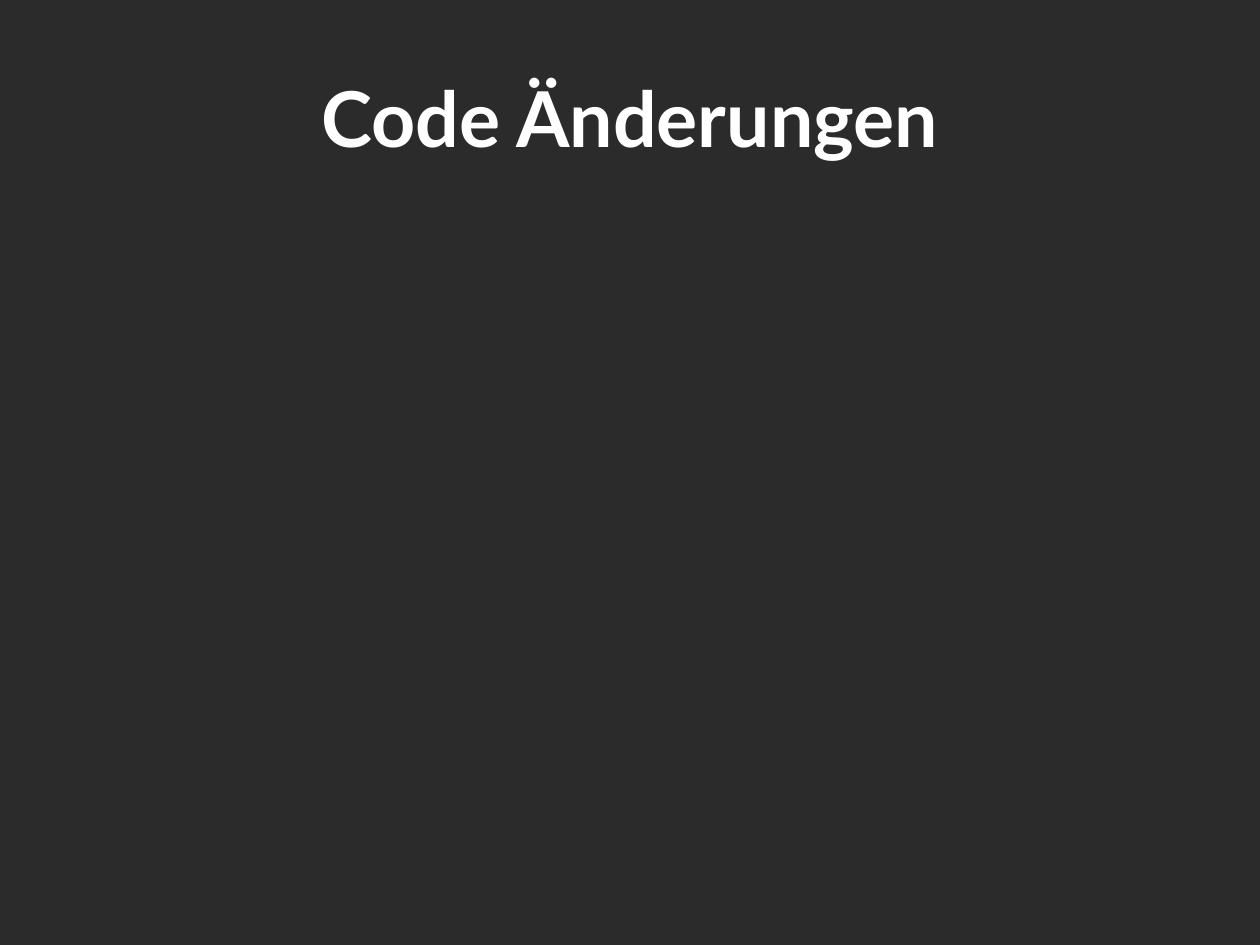
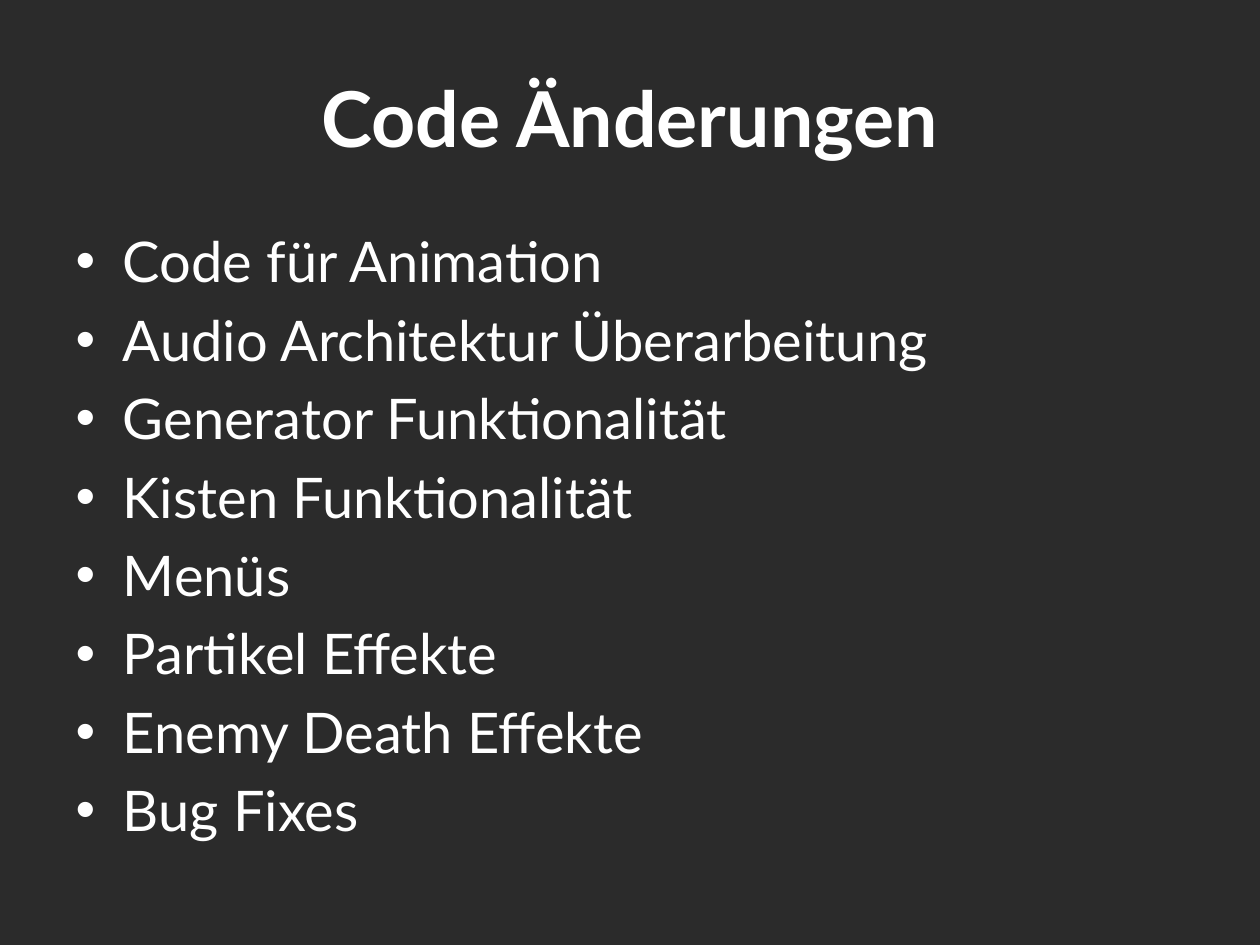
Before and after one commit to Assertores/HammerMan, a slide deck: slide 15 of Documentation/PowerPoint/HammerjaegerGate02.pptx (slide 13 before the commit). Drawn at 1260x945 pixels with LibreOffice and Linux fonts; fonts in the diff are those of the drawing; background and template pictures are left out; a plain dark background stands for a picture behind light text. Boxes give left, top, right and bottom in pixels: in the first picture for what was removed or moved away, otherwise in the second. Text is boxed around its words. In the diff, an @@ line names an element or a change of style, - is before the commit and + after.

```diff
--- a/Documentation/PowerPoint/HammerjaegerGate02.pptx
+++ b/Documentation/PowerPoint/HammerjaegerGate02.pptx
@@ text added at box(123, 240, 928, 841), 32 pt, text #FFFFFF @@
+• Code für Animation
+• Audio Architektur Überarbeitung
+• Generator Funktionalität
+• Kisten Funktionalität
+• Menüs
+• Partikel Effekte
+• Enemy Death Effekte
+• Bug Fixes
```
Also in this commit, not shown: 8 other slides changed, 2 slides added, 13 other files.
